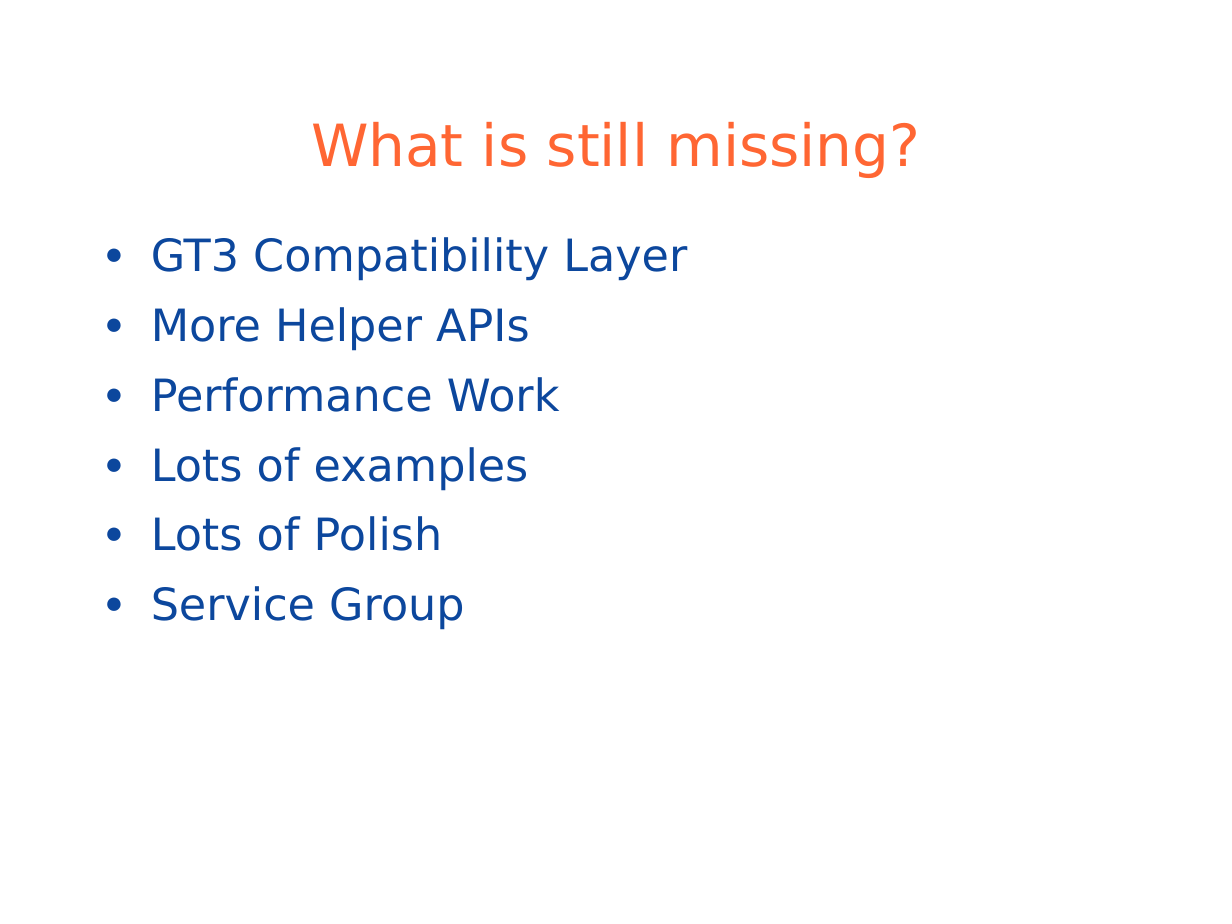
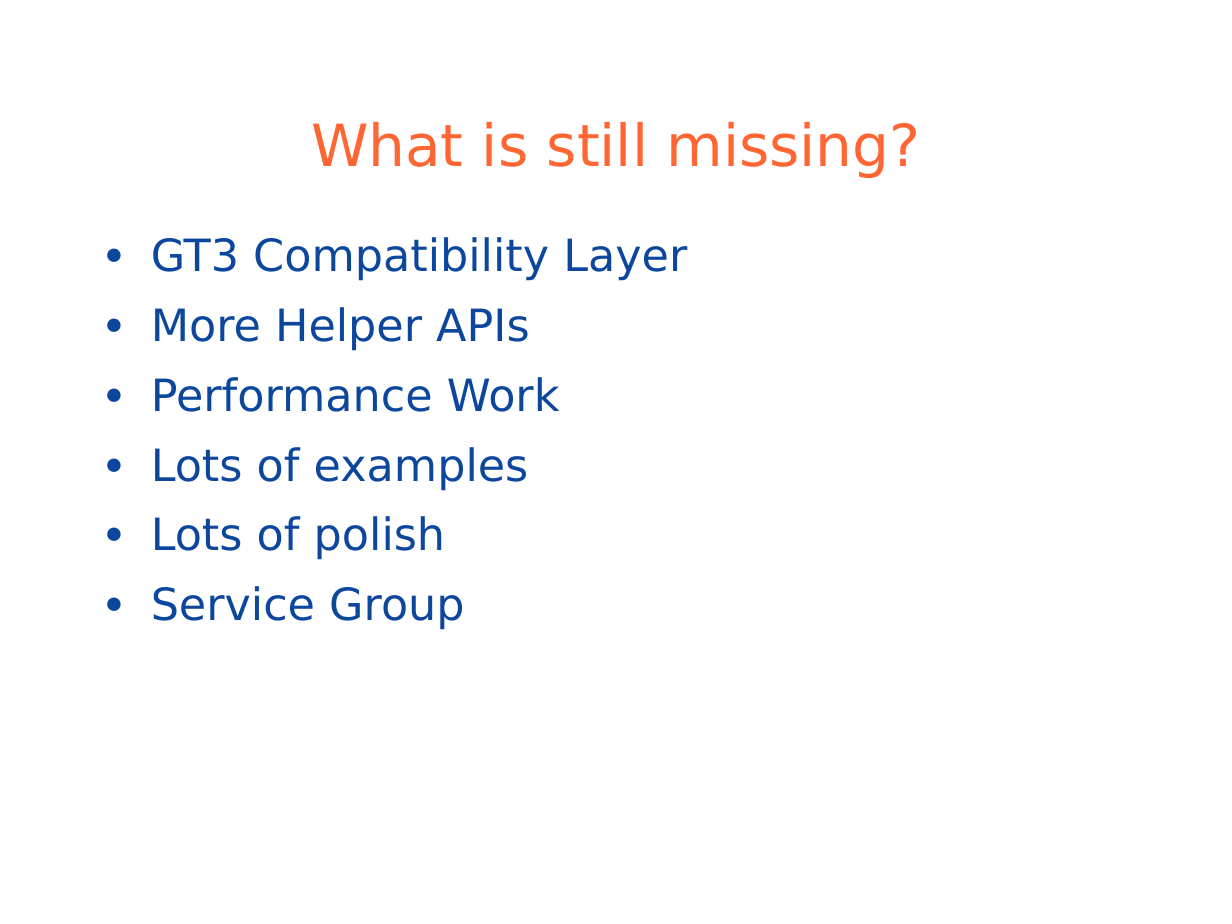
Before and after one commit to globus/globus-toolkit-documentation, a slide deck: slide 59 of toolkit/docs/development/wsrf/WSRFTutorial.ppt. Drawn at 1232x924 pixels with LibreOffice and Linux fonts; fonts in the diff are those of the drawing; background and template pictures are left out. Boxes give left, top, right and bottom in pixels: in the first picture for what was removed or moved away, otherwise in the second. Text is boxed around its words. In the diff, an @@ line names an element or a change of style, - is before the commit and + after.

```diff
--- a/toolkit/docs/development/wsrf/WSRFTutorial.ppt
+++ b/toolkit/docs/development/wsrf/WSRFTutorial.ppt
@@ text at (x1=151, y1=516, x2=445, y2=560): text changed @@
-● Lots of Polish
+● Lots of polish
```
Also in this commit, not shown: 12 other slides changed.
